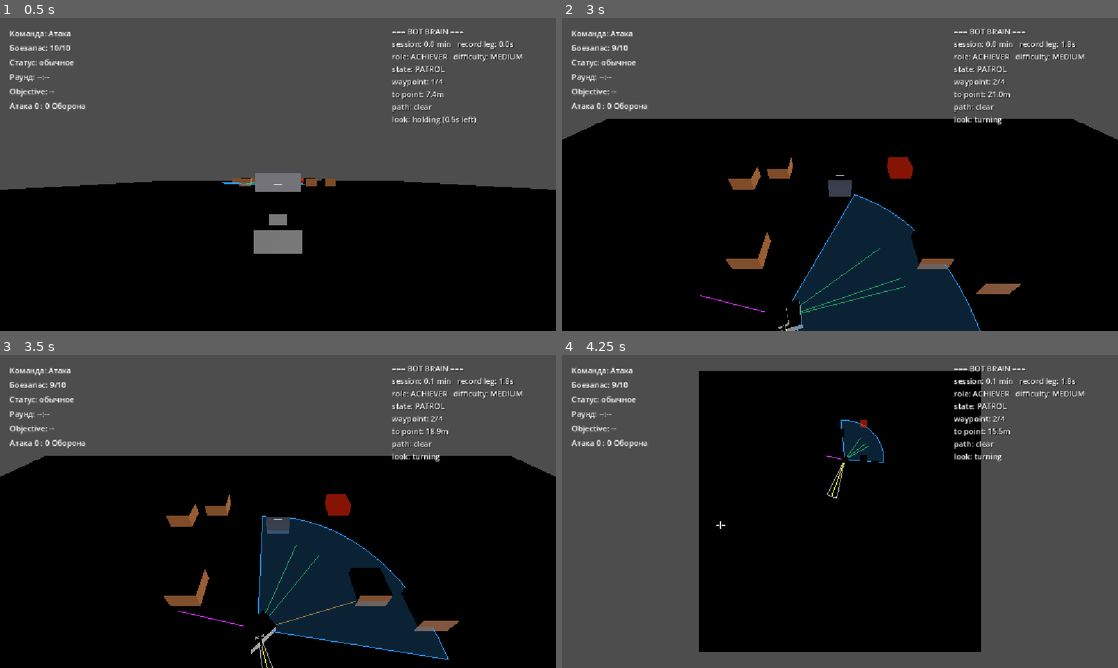
Above: before the commit, frames 1-4 (two rows, left to right).
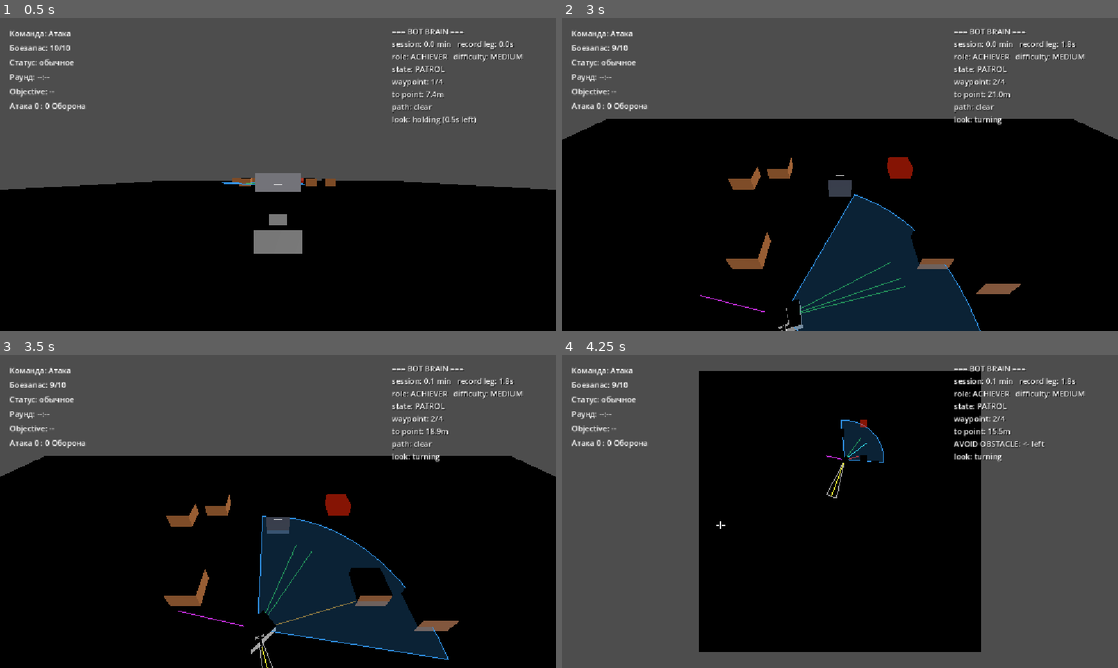
Above: after the commit, the same moments.

Repository: Imadakara/Tanks-Props
Game: Godot game, scene res://scenes/bot_arena/BotArena.tscn
The game is run twice, just before and just after one commit, with the same random seed, the same clock (stepped at 60 frames per second) and the same inputs.
Inputs (mouse positions are in pixels of both pictures, inside the frame that each line leads up to):
- Up to frame 1 (0.5 s): no input
- Up to frame 2 (3 s): tap Enter at 0.5 s; move the mouse to (867, 174) at 0.52 s; press the mouse at (867, 174) at 0.53 s; hold W (move_forward) from 0.53 s (still down); move the mouse to (812, 174) at 1.27 s; release the mouse at (812, 174) at 1.28 s; tap E (toggle_disguise) at 1.35 s; move the mouse to (851, 168) at 2.02 s; tap 1 at 2.1 s; move the mouse to (834, 180) at 2.77 s; tap 2 at 2.85 s
- Up to frame 3 (3.5 s): keep holding W (move_forward)
- Up to frame 4 (4.25 s): move the mouse to (1006, 558) at 3.52 s; release W (move_forward) at 3.53 s; hold A (turn_left) from 3.53 s (still down); tap 3 at 3.6 s

Frame 1 is identical in both runs. In frame 2, 0.1% of the frame differs, in the area x 42-60%, y 73-93%; in frame 3, less than 0.1%; in frame 4, 0.2%, in the area x 47-87%, y 21-46%.

Commit message:
avoidence fix

Diff:
--- a/scenes/bot_arena/bot_sentry_controller.gd
+++ b/scenes/bot_arena/bot_sentry_controller.gd
@@ -52,9 +52,11 @@
 ## Объезд препятствий ("лидар", см. _scan_obstacle_rays()/_compute_travel_yaw()) — ТРИ луча, все ИЗ
 ## ОДНОЙ ТОЧКИ (центр корпуса) — различаются только УГЛОМ, ни один не смещается физически в сторону:
 ## "center" качается вокруг направления на цель УГЛОМ, как и "left"/"right" (см.
-## _advance_obstacle_sweep()), но амплитудой всего ±_center_sweep_max_deg — этот угол подобран так,
-## чтобы на характерной дистанции center_sweep_ref_distance боковой охват качания равнялся
-## hull_half_width (tan(угол) = hull_half_width / center_sweep_ref_distance). Луч ровно по центру
+## _advance_obstacle_sweep()), но амплитудой всего ±_center_sweep_max_deg — БАЗОВЫЙ угол подобран
+## так, чтобы на характерной дистанции center_sweep_ref_distance боковой охват качания равнялся
+## hull_half_width (tan(угол) = hull_half_width / center_sweep_ref_distance), дальше умножается на
+## center_sweep_width_multiplier (по прямому запросу — вдвое шире и вдвое быстрее чистого расчёта
+## по ширине корпуса, см. _ready()). Луч ровно по центру
 ## иногда скользит впритык мимо узкого препятствия/угла, не хитуя, хотя корпус своей шириной его
 ## реально заденет — качающийся угол рано или поздно проходит и через то отклонение, которое
 ## соответствует задеванию препятствия корпусом. "left"/"right" качаются зеркально УГЛОМ между 0° и
@@ -147,14 +149,18 @@
 @export var avoid_sweep_max_deg: float = 70.0  # качание от 0° до ±70° от направления корпуса
 @export var avoid_sweep_speed_deg_per_sec: float = 240.0  # скорость качания — полный ход 0→70→0 за ~0.6с
 ## Полуширина корпуса (Tank.tscn: BoxShape3D 1.2×0.6×1.8 → ширина 1.2 → половина 0.6) — не смещение,
-## а исходные данные для расчёта амплитуды качания "center"-луча УГЛОМ (см. _ready() и заголовок
-## файла): amplitude_deg = atan(hull_half_width / center_sweep_ref_distance).
+## а исходные данные для расчёта БАЗОВОЙ амплитуды качания "center"-луча УГЛОМ (см. _ready() и
+## заголовок файла): base_amplitude_deg = atan(hull_half_width / center_sweep_ref_distance),
+## дальше умножается на center_sweep_width_multiplier.
 @export var hull_half_width: float = 0.6
-## Дистанция, на которой боковой охват качания "center"-луча должен равняться hull_half_width —
-## это примерно "перед носом корпуса", где грань препятствия, задевающая корпус впритык, чаще
-## всего и оказывается в момент, когда её вообще стоит заметить.
+## Дистанция, на которой боковой охват качания "center"-луча (до множителя ниже) должен равняться
+## hull_half_width — это примерно "перед носом корпуса", где грань препятствия, задевающая корпус
+## впритык, чаще всего и оказывается в момент, когда её вообще стоит заметить.
 @export var center_sweep_ref_distance: float = 2.0
-@export var center_sweep_speed_deg_per_sec: float = 60.0  # полный ход -max..+max..-max за ~1.1-1.2с
+## Множитель поверх чисто геометрического расчёта амплитуды — по прямому запросу "шире в 2 раза"
+## (сознательное расширение сверх строгого покрытия ширины корпуса, не переисчисление физики).
+@export var center_sweep_width_multiplier: float = 2.0
+@export var center_sweep_speed_deg_per_sec: float = 120.0  # ×2 по прямому запросу (было 60.0)
 
 ## Резервный "антизастрял" — лучи есть только 3, а не 9, поэтому иногда (эмпирически ~1 раз из
 ## 3 на угле реального препятствия — Jolt в контакте с углом коробки не всегда стабильно даёт
@@ -315,7 +321,7 @@
 
 func _ready() -> void:
 	_apply_difficulty_preset()
-	_center_sweep_max_deg = rad_to_deg(atan(hull_half_width / center_sweep_ref_distance))
+	_center_sweep_max_deg = rad_to_deg(atan(hull_half_width / center_sweep_ref_distance)) * center_sweep_width_multiplier
 
 	# Тот же трюк, что у TankAIController._initialize() — без этого бот читал бы Input
 	# игрока напрямую (is_player_controlled по умолчанию true у всех этих компонентов).
